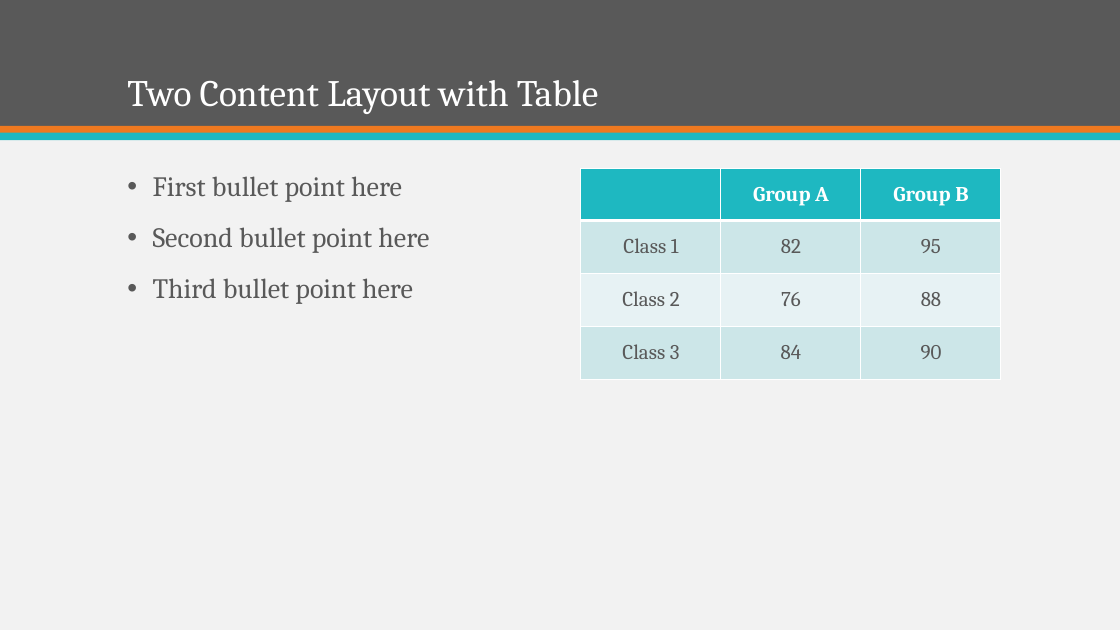
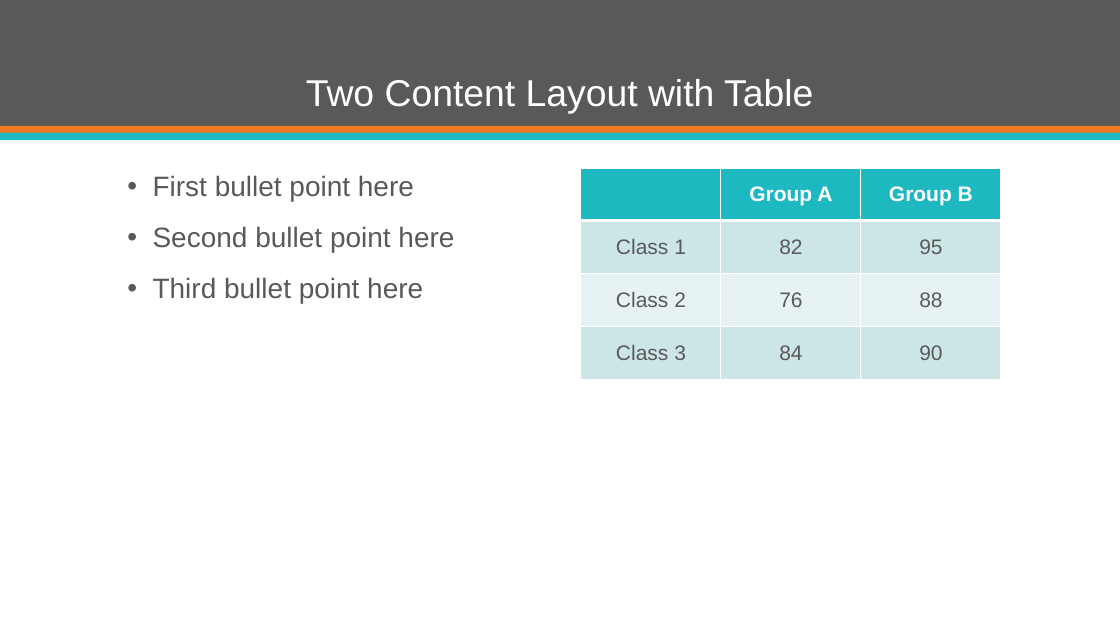
Before and after one commit to jeffryang24/RouterMaya, a slide deck: slide 4 of PPT/Template/Tabloid Router Maya.potx. Drawn at 1120x630 pixels with LibreOffice and Linux fonts; fonts in the diff are those of the drawing; background and template pictures are left out. Boxes give left, top, right and bottom in pixels: in the first picture for what was removed or moved away, otherwise in the second. Text is boxed around its words. In the diff, an @@ line names an element or a change of style, - is before the commit and + after.

```diff
--- a/PPT/Template/Tabloid Router Maya.potx
+++ b/PPT/Template/Tabloid Router Maya.potx
@@ background #F2F2F2 to picture (left out) @@
@@ title "Two Content Layout with Table" at (306, 79, 813, 114): font Cambria to Arial; alignment left to centre @@
@@ text "First bullet point here" at (153, 175, 454, 304): font Cambria to Arial @@
@@ table at (581, 168, 1002, 379) @@
@@ font Cambria to Arial @@
```
Also in this commit, not shown: 4 other slides changed, 6 slides added, 6 slides removed.
